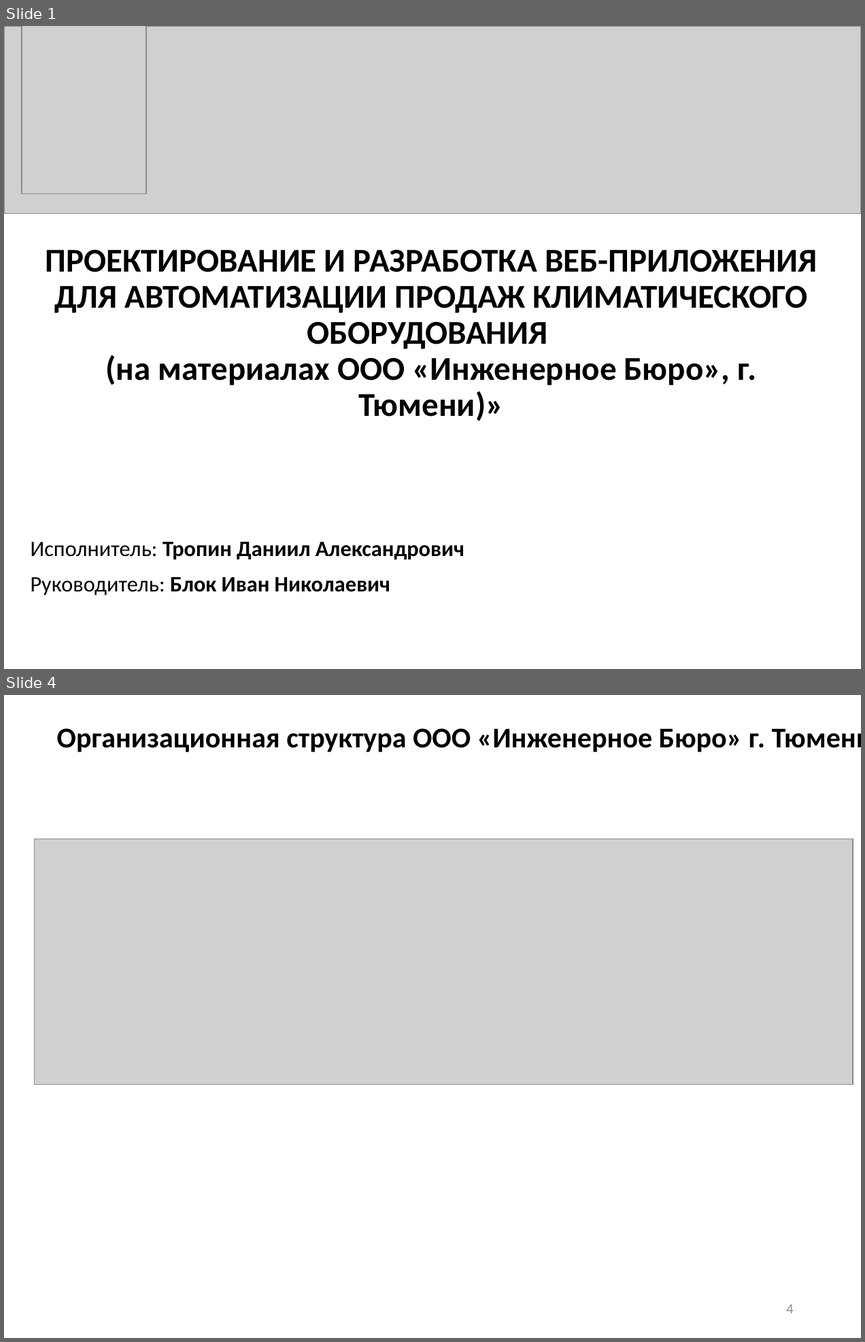
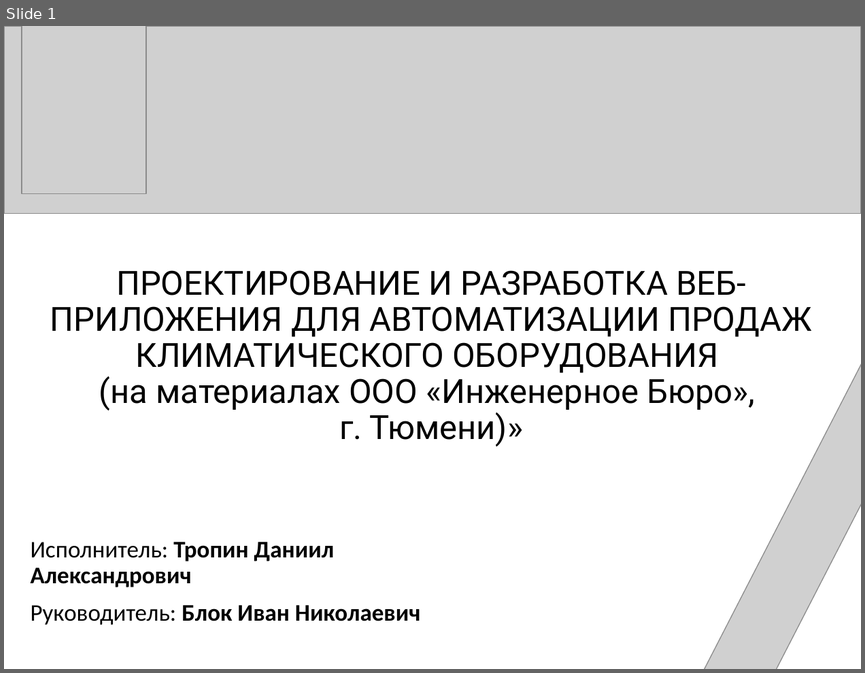
Before and after one commit to DaniilTropin11/IB-Company, a slide deck: ПРАВКИ_Презентация ВКР ВО.pptx. Shown one above the other, each under a label of ours: slides 1 and 4 before the commit, slide 1 after it; the slides between them are not shown. The pictures are 865x1342 and 865x673 pixels, drawn with LibreOffice and Linux fonts; fonts in the diff are those of the drawing; grey boxes stand for pictures; background and template pictures are left out. Boxes give left, top, right and bottom in pixels: in the first picture for what was removed or moved away, otherwise in the second. Text is boxed around its words. In the diff, an @@ line names an element or a change of style, - is before the commit and + after.

```diff
--- a/ПРАВКИ_Презентация ВКР ВО.pptx
+++ b/ПРАВКИ_Презентация ВКР ВО.pptx
@@ slide 4 removed at (4, 695, 861, 1338), background #FFFFFF @@
@@ title removed at (57, 728, 861, 752) @@
-Организационная структура ООО «Инженерное Бюро» г. Тюмени
@@ picture removed at (34, 839, 852, 1085) @@
@@ page number removed at (786, 1304, 793, 1313) @@
-4
@@ slide 1 changed as well @@
@@ picture added at (645, 214, 861, 669) @@
@@ title "ПРОЕКТИРОВАНИЕ И РАЗРАБОТКА ВЕБ-ПРИЛОЖЕНИЯ ДЛЯ ...": place and size @@
-title "ПРОЕКТИРОВАНИЕ И РАЗРАБОТКА ВЕБ-ПРИЛОЖЕНИЯ ДЛЯ ..." at (45, 250, 817, 421)
+title "ПРОЕКТИРОВАНИЕ И РАЗРАБОТКА ВЕБ-ПРИЛОЖЕНИЯ ДЛЯ ..." at (50, 270, 812, 446)
@@ title "ПРОЕКТИРОВАНИЕ И РАЗРАБОТКА ВЕБ-ПРИЛОЖЕНИЯ ДЛЯ ..." at (50, 270, 812, 446): font Calibri to Roboto, bold off @@
@@ subtitle "Исполнитель: Тропин Даниил Александрович" at (31, 541, 420, 624): size 18.5 to 20 pt @@
```
Also in this commit, not shown: 9 other slides changed, 6 slides added, 7 other slides removed.
